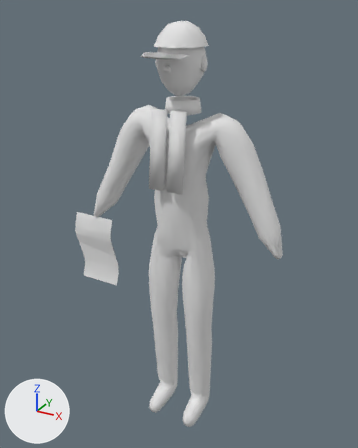
The glTF model assets/actors/crowd/fan13.glb, before and after one commit.
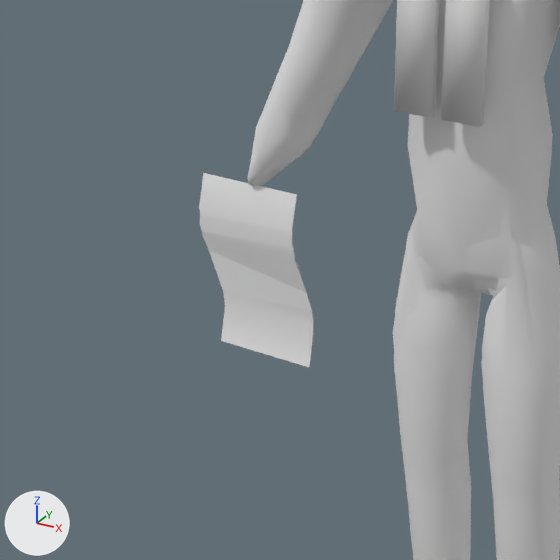
Each version appears first whole from a 50 mm camera at (0.79, -1.461, 1.569) aimed at (-0.019, 0.011, 0.833), and next in a close-up on the part from 0% to 59% of the width and 33% to 80% of the height. The axes (+X, +Y, +Z) are drawn at lower left. The lights are the same throughout. The last two pictures show the newer version. Vertices at exactly the same position are counted once.

The first close-up shows 'fan13', 'fan13_lod1'.
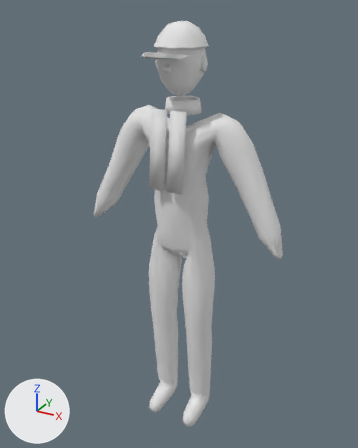
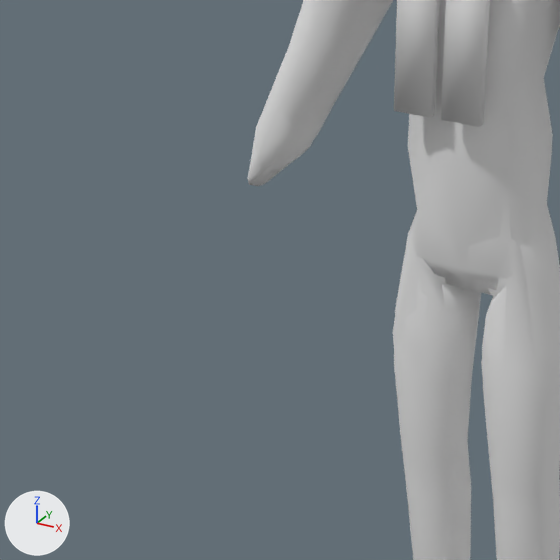
The change in detail:
me_fan13 is used by ob_fan13; location (0.0, 0.0, 0.0).
me_fan13 had 796 vertices, 1496 faces and spanned x -0.47..0.38, y -0.17..0.09, z -0.01..1.53.
me_fan13 now has 789 vertices, 1496 faces and spans x -0.38..0.38, y -0.17..0.09, z -0.01..1.53.
me_fan13 part 1: the loose piece of 12 vertices spanning x -0.47..-0.29, y -0.05..-0.01, z 0.51..0.81 is deleted.
Part 2, on me_fan13:
2 vertices are removed from x -0.08..0.12, y 0.03..0.05, z 0.34..0.45.
19 faces are deleted.
5 vertices are added at (0.12, 0.03, 0.47), (0.12, 0.03, 0.43), (-0.05, -0.04, 0.73), (-0.08, 0.05, 0.36), (-0.08, 0.06, 0.29).
25 new faces join them.
Other edits to the shape of me_fan13 do not show in these pictures.
me_fan13_lod1 is used by ob_fan13_lod1; location (0.0, 0.0, 0.0).
me_fan13_lod1 had 370 vertices, 645 faces and spanned x -0.47..0.38, y -0.17..0.09, z -0.02..1.53.
me_fan13_lod1 now has 365 vertices, 645 faces and spans x -0.38..0.38, y -0.17..0.09, z -0.02..1.53.
me_fan13_lod1 part 3: the loose piece of 8 vertices spanning x -0.47..-0.29, y -0.05..0.0, z 0.51..0.81 is deleted.
Other edits to the shape of me_fan13_lod1 do not show in these pictures.

Where the change shows, as pixel boxes [x1, y1, x2, y2] in the close-ups (560 x 560 px; the box of a moved part takes in the faces that stretch with it):
'fan13', reshaped
    before: [199, 0, 560, 560]
    after: [248, 0, 560, 560]
'fan13_lod1', reshaped
    before: [199, 0, 560, 560]
    after: [249, 0, 560, 560]
part 1 of me_fan13, deleted
    before: [199, 173, 314, 360]
part 2 of me_fan13, moved or reshaped
    both: [416, 254, 560, 533]
part 3 of me_fan13_lod1, deleted
    before: [199, 197, 314, 367]
